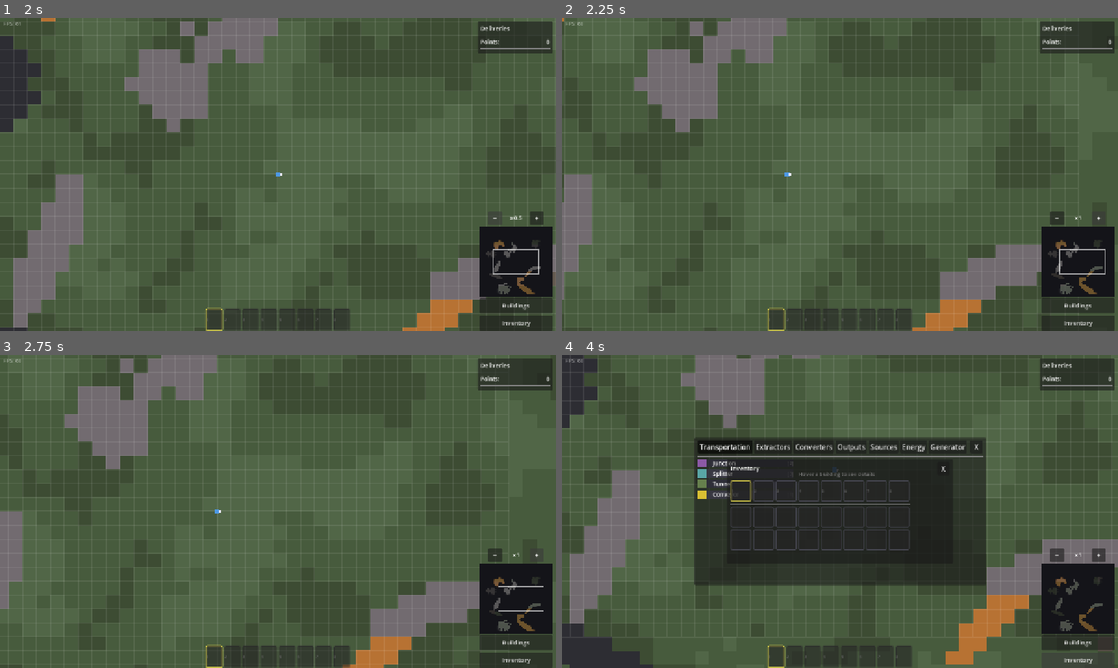
Above: before the commit, frames 1-4 (two rows, left to right).
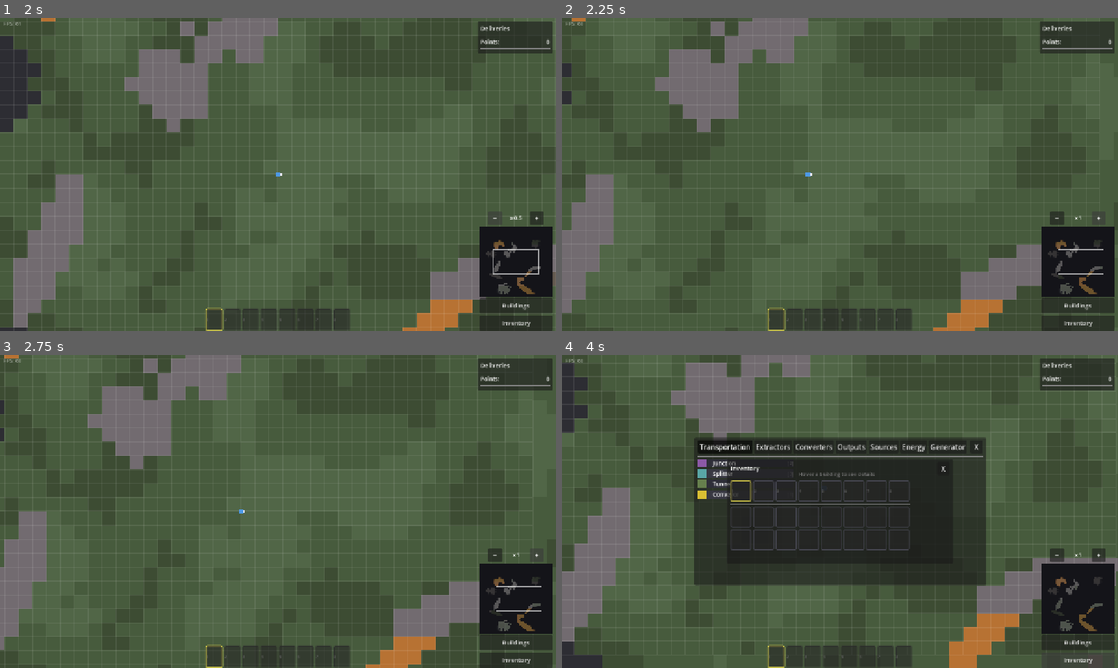
Above: after the commit, the same moments.

Repository: Magorx/NightShift
Game: Godot game, scene res://scenes/ui/main_menu.tscn
Same seed, same stepped clock (60 frames per second), same inputs: the game is played once before the commit and once after it.
Inputs:
- Up to frame 1 (2 s): click "New Run" at 0.5 s; click "−" at 1.25 s
- Up to frame 2 (2.25 s): click "+" at 2 s
- Up to frame 3 (2.75 s): no input
- Up to frame 4 (4 s): click "Buildings" at 2.75 s; click "Inventory" at 3.5 s

Frame 1 is identical in both runs. In frame 2, 9.5% of the frame differs, in the area x 0-98%, y 0-100%; in frame 3, 10%; in frame 4, 10%, in the area x 0-100%, y 0-100%.

Commit message:
before gameplay

Diff:
--- a/buildings/coal_burner/coal_burner.tscn
+++ b/buildings/coal_burner/coal_burner.tscn
@@ -5,7 +5,23 @@
 [ext_resource type="Script" uid="uid://c6i5t6ha2ld6t" path="res://buildings/shared/input_cell.gd" id="3"]
 [ext_resource type="Script" uid="uid://brkoaxdxul3a0" path="res://buildings/shared/building_arrow.gd" id="5"]
 [ext_resource type="Script" uid="uid://dbaj4knyfgpst" path="res://buildings/smelter/converter.gd" id="6"]
-[ext_resource type="Texture2D" path="res://buildings/coal_burner/sprites/main.png" id="7_sheet"]
+[ext_resource type="Texture2D" uid="uid://cnkgo80sjcu5e" path="res://buildings/coal_burner/sprites/main.png" id="7_sheet"]
+
+[sub_resource type="AtlasTexture" id="AtlasTexture_ba0"]
+atlas = ExtResource("7_sheet")
+region = Rect2(0, 128, 64, 32)
+
+[sub_resource type="AtlasTexture" id="AtlasTexture_ba1"]
+atlas = ExtResource("7_sheet")
+region = Rect2(64, 128, 64, 32)
+
+[sub_resource type="AtlasTexture" id="AtlasTexture_ba2"]
+atlas = ExtResource("7_sheet")
+region = Rect2(128, 128, 64, 32)
+
+[sub_resource type="AtlasTexture" id="AtlasTexture_ba3"]
+atlas = ExtResource("7_sheet")
+region = Rect2(192, 128, 64, 32)
 
 [sub_resource type="AtlasTexture" id="AtlasTexture_bi0"]
 atlas = ExtResource("7_sheet")
@@ -15,6 +31,14 @@
 atlas = ExtResource("7_sheet")
 region = Rect2(64, 0, 64, 32)
 
+[sub_resource type="AtlasTexture" id="AtlasTexture_bd0"]
+atlas = ExtResource("7_sheet")
+region = Rect2(0, 192, 64, 32)
+
+[sub_resource type="AtlasTexture" id="AtlasTexture_bd1"]
+atlas = ExtResource("7_sheet")
+region = Rect2(64, 192, 64, 32)
+
 [sub_resource type="AtlasTexture" id="AtlasTexture_bw0"]
 atlas = ExtResource("7_sheet")
 region = Rect2(0, 64, 64, 32)
@@ -22,30 +46,6 @@
 [sub_resource type="AtlasTexture" id="AtlasTexture_bw1"]
 atlas = ExtResource("7_sheet")
 region = Rect2(64, 64, 64, 32)
-
-[sub_resource type="AtlasTexture" id="AtlasTexture_ba0"]
-atlas = ExtResource("7_sheet")
-region = Rect2(0, 128, 64, 32)
-
-[sub_resource type="AtlasTexture" id="AtlasTexture_ba1"]
-atlas = ExtResource("7_sheet")
-region = Rect2(64, 128, 64, 32)
-
-[sub_resource type="AtlasTexture" id="AtlasTexture_ba2"]
-atlas = ExtResource("7_sheet")
-region = Rect2(128, 128, 64, 32)
-
-[sub_resource type="AtlasTexture" id="AtlasTexture_ba3"]
-atlas = ExtResource("7_sheet")
-region = Rect2(192, 128, 64, 32)
-
-[sub_resource type="AtlasTexture" id="AtlasTexture_bd0"]
-atlas = ExtResource("7_sheet")
-region = Rect2(0, 192, 64, 32)
-
-[sub_resource type="AtlasTexture" id="AtlasTexture_bd1"]
-atlas = ExtResource("7_sheet")
-region = Rect2(64, 192, 64, 32)
 
 [sub_resource type="SpriteFrames" id="SpriteFrames_base"]
 animations = [{
@@ -100,6 +100,22 @@
 "speed": 6.0
 }]
 
+[sub_resource type="AtlasTexture" id="AtlasTexture_ta0"]
+atlas = ExtResource("7_sheet")
+region = Rect2(0, 96, 64, 32)
+
+[sub_resource type="AtlasTexture" id="AtlasTexture_ta1"]
+atlas = ExtResource("7_sheet")
+region = Rect2(64, 96, 64, 32)
+
+[sub_resource type="AtlasTexture" id="AtlasTexture_ta2"]
+atlas = ExtResource("7_sheet")
+region = Rect2(0, 160, 64, 32)
+
+[sub_resource type="AtlasTexture" id="AtlasTexture_ta3"]
+atlas = ExtResource("7_sheet")
+region = Rect2(64, 160, 64, 32)
+
 [sub_resource type="AtlasTexture" id="AtlasTexture_ti0"]
 atlas = ExtResource("7_sheet")
 region = Rect2(0, 32, 64, 32)
@@ -108,6 +124,14 @@
 atlas = ExtResource("7_sheet")
 region = Rect2(0, 32, 64, 32)
 
+[sub_resource type="AtlasTexture" id="AtlasTexture_td0"]
+atlas = ExtResource("7_sheet")
+region = Rect2(0, 32, 64, 32)
+
+[sub_resource type="AtlasTexture" id="AtlasTexture_td1"]
+atlas = ExtResource("7_sheet")
+region = Rect2(0, 32, 64, 32)
+
 [sub_resource type="AtlasTexture" id="AtlasTexture_tw0"]
 atlas = ExtResource("7_sheet")
 region = Rect2(0, 96, 64, 32)
@@ -115,30 +139,6 @@
 [sub_resource type="AtlasTexture" id="AtlasTexture_tw1"]
 atlas = ExtResource("7_sheet")
 region = Rect2(64, 96, 64, 32)
-
-[sub_resource type="AtlasTexture" id="AtlasTexture_ta0"]
-atlas = ExtResource("7_sheet")
-region = Rect2(0, 96, 64, 32)
-
-[sub_resource type="AtlasTexture" id="AtlasTexture_ta1"]
-atlas = ExtResource("7_sheet")
-region = Rect2(64, 96, 64, 32)
-
-[sub_resource type="AtlasTexture" id="AtlasTexture_ta2"]
-atlas = ExtResource("7_sheet")
-region = Rect2(0, 160, 64, 32)
-
-[sub_resource type="AtlasTexture" id="AtlasTexture_ta3"]
-atlas = ExtResource("7_sheet")
-region = Rect2(64, 160, 64, 32)
-
-[sub_resource type="AtlasTexture" id="AtlasTexture_td0"]
-atlas = ExtResource("7_sheet")
-region = Rect2(0, 32, 64, 32)
-
-[sub_resource type="AtlasTexture" id="AtlasTexture_td1"]
-atlas = ExtResource("7_sheet")
-region = Rect2(0, 32, 64, 32)
 
 [sub_resource type="SpriteFrames" id="SpriteFrames_top"]
 animations = [{
@@ -221,13 +221,6 @@
 color = Color(0.3, 0.5, 0.9, 0)
 script = ExtResource("3")
 allow_right = false
-
-[node name="In_1" type="ColorRect" parent="Rotatable/Inputs"]
-offset_left = 32.0
-offset_right = 64.0
-offset_bottom = 32.0
-color = Color(0.3, 0.5, 0.9, 0)
-script = ExtResource("3")
 
 [node name="Outputs" type="Node2D" parent="Rotatable"]
 
--- a/scenes/ui/recipe_menu.tscn
+++ b/scenes/ui/recipe_menu.tscn
@@ -11,13 +11,12 @@
 border_color = Color(0.95, 0.95, 0.95, 0.6)
 corner_radius_top_left = 3
 corner_radius_top_right = 3
+corner_radius_bottom_right = 3
 corner_radius_bottom_left = 3
-corner_radius_bottom_right = 3
 
 [node name="RecipeMenu" type="PanelContainer"]
 z_index = 110
 theme_override_styles/panel = SubResource("menu_panel")
-mouse_filter = 0
 script = ExtResource("1")
 
 [node name="MarginContainer" type="MarginContainer" parent="."]
@@ -30,4 +29,4 @@
 [node name="VBox" type="VBoxContainer" parent="MarginContainer"]
 unique_name_in_owner = true
 layout_mode = 2
-theme_override_constants/separation = 2
+theme_override_constants/separation = 4
--- a/scripts/game/game_camera.gd
+++ b/scripts/game/game_camera.gd
@@ -11,8 +11,8 @@
 
 # ── Follow ──────────────────────────────────────────────────────────────────
 const FOLLOW_SPEED := 8.0
-const CURSOR_DEADZONE := 0.85       # fraction of window — cursor inside this = no offset
-const CURSOR_WEIGHT := 0.4          # max offset strength when cursor is at window edge
+const CURSOR_DEADZONE := 0.8       # fraction of window — cursor inside this = no offset
+const CURSOR_WEIGHT := 0.2          # max offset strength when cursor is at window edge
 
 var target_node: Node2D              # the node to follow (player)
 var _target_zoom: float = 1.0
--- a/scripts/ui/building_popup.gd
+++ b/scripts/ui/building_popup.gd
@@ -51,10 +51,19 @@
 	recipe_row_button.gui_input.connect(_on_recipe_row_input)
 
 func _process(delta: float) -> void:
-	if not visible or not _building:
+	if not _building:
 		return
 	if not is_instance_valid(_building):
 		hide_popup()
+		return
+	var logic = _building.logic
+	var has_content: bool = logic and _has_popup_content(logic)
+	if has_content and not visible:
+		visible = true
+		_update_content()
+		_update_position()
+		return
+	if not visible:
 		return
 	_update_position()
 	_update_progress_segments()
@@ -65,6 +74,10 @@
 
 func show_building(building: Node2D, camera: Camera2D) -> void:
 	if not building:
+		hide_popup()
+		return
+	var logic = building.logic if building else null
+	if logic and not _has_popup_content(logic):
 		hide_popup()
 		return
 	_close_recipe_menu()
@@ -77,6 +90,15 @@
 	visible = true
 	await get_tree().process_frame
 	_update_position()
+
+func _has_popup_content(logic) -> bool:
+	if logic.get_popup_recipe():
+		return true
+	if logic.energy:
+		return true
+	if not logic.get_inventory_items().is_empty():
+		return true
+	return false
 
 func _lock_width() -> void:
 	if not _building or not _building.logic:
@@ -267,6 +289,10 @@
 	var logic = _building.logic
 	if not logic:
 		return
+	if not _has_popup_content(logic):
+		visible = false
+		return
+	visible = true
 	var recipe = logic.get_popup_recipe()
 	_update_recipe_section(recipe, logic)
 	_update_energy_row(logic.energy)
--- a/scripts/ui/inventory_panel.gd
+++ b/scripts/ui/inventory_panel.gd
@@ -26,13 +26,10 @@
 var _ghost_color: ColorRect
 var _ghost_label: Label
 
-# Fly animation (pickup: slot→cursor, place: cursor→slot)
+# Pickup fly animation (slot → cursor)
 var _fly_item: Control = null
 var _fly_start: Vector2 = Vector2.ZERO
-var _fly_end: Vector2 = Vector2.ZERO
 var _fly_progress: float = 0.0
-var _fly_to_cursor: bool = true # true = pickup, false = place
-var _fly_on_complete: Callable = Callable() # deferred inventory update for place animations
 
 func _ready() -> void:
 	super()
@@ -221,29 +218,21 @@
 func _place_held_item(index: int, player) -> void:
 	var slot_data = player.inventory[index]
 	if slot_data == null:
-		# Place into empty slot — defer inventory update
-		var item_data := {item_id = _held_item.item_id, quantity = _held_item.quantity}
-		_animate_place_to_slot(index, _held_item.item_id, _held_item.quantity, func():
-			player.inventory[index] = item_data)
+		# Place into empty slot
+		player.inventory[index] = {item_id = _held_item.item_id, quantity = _held_item.quantity}
 		_clear_held()
 	elif slot_data.item_id == _held_item.item_id:
 		# Merge stacks up to stack limit; overflow stays in hand
 		var space: int = Player.STACK_SIZE - slot_data.quantity
 		var to_add: int = mini(_held_item.quantity, space)
-		if to_add > 0:
-			_animate_place_to_slot(index, _held_item.item_id, to_add, func():
-				if player.inventory[index] != null:
-					player.inventory[index].quantity += to_add)
+		slot_data.quantity += to_add
 		_held_item.quantity -= to_add
 		if _held_item.quantity <= 0:
 			_clear_held()
 	else:
-		# Swap — clear slot immediately, defer placing new item
-		var placed_data := {item_id = _held_item.item_id, quantity = _held_item.quantity}
-		var temp := {item_id = slot_data.item_id, quantity = slot_data.quantity}
-		player.inventory[index] = null
-		_animate_place_to_slot(index, placed_data.item_id, placed_data.quantity, func():
-			player.inventory[index] = placed_data)
+		# Swap
+		var temp = {item_id = slot_data.item_id, quantity = slot_data.quantity}
+		player.inventory[index] = {item_id = _held_item.item_id, quantity = _held_item.quantity}
 		_held_item = temp
 		_held_source_slot = index
 
@@ -262,17 +251,13 @@
 	else:
 		# Deposit one item into this slot
 		var slot_data = player.inventory[index]
-		var dep_id: StringName = _held_item.item_id
 		if slot_data == null:
-			_animate_place_to_slot(index, dep_id, 1, func():
-				player.inventory[index] = {item_id = dep_id, quantity = 1})
+			player.inventory[index] = {item_id = _held_item.item_id, quantity = 1}
 			_held_item.quantity -= 1
 			if _held_item.quantity <= 0:
 				_clear_held()
-		elif slot_data.item_id == dep_id and slot_data.quantity < Player.STACK_SIZE:
-			_animate_place_to_slot(index, dep_id, 1, func():
-				if player.inventory[index] != null:
-					player.inventory[index].quantity += 1)
+		elif slot_data.item_id == _held_item.item_id and slot_data.quantity < Player.STACK_SIZE:
+			slot_data.quantity += 1
 			_held_item.quantity -= 1
 			if _held_item.quantity <= 0:
 				_clear_held()
@@ -382,10 +367,7 @@
 	if player and is_instance_valid(player):
 		# Try to return to original slot first
 		if _held_source_slot >= 0 and _held_source_slot < Player.INVENTORY_SLOTS and player.inventory[_held_source_slot] == null:
-			var item_data := {item_id = _held_item.item_id, quantity = _held_item.quantity}
-			var target_slot := _held_source_slot
-			_animate_place_to_slot(target_slot, _held_item.item_id, _held_item.quantity, func():
-				player.inventory[target_slot] = item_data)
+			player.inventory[_held_source_slot] = {item_id = _held_item.item_id, quantity = _held_item.quantity}
 		else:
 			var leftover = player.add_item(_held_item.item_id, _held_item.quantity)
 			if leftover > 0:
@@ -411,18 +393,12 @@
 			return hotbar._slots[index].get_global_rect().get_center()
 	return get_global_mouse_position()
 
-func _spawn_fly_item(item_id: StringName, quantity: int, from: Vector2, to: Vector2, to_cursor: bool, on_complete: Callable = Callable()) -> void:
-	# Flush pending callback from interrupted animation
+func _animate_pickup_to_cursor(slot_index: int, item_id: StringName, quantity: int) -> void:
 	if _fly_item and is_instance_valid(_fly_item):
 		_fly_item.queue_free()
-		if _fly_on_complete.is_valid():
-			_fly_on_complete.call()
-
-	_fly_start = from
-	_fly_end = to
+
+	_fly_start = _get_slot_screen_center(slot_index)
 	_fly_progress = 0.0
-	_fly_to_cursor = to_cursor
-	_fly_on_complete = on_complete
 
 	_fly_item = Control.new()
 	_fly_item.mouse_filter = Control.MOUSE_FILTER_IGNORE
@@ -444,18 +420,8 @@
 	label.text = str(quantity) if quantity > 1 else ""
 	_fly_item.add_child(label)
 
-	_fly_item.global_position = from
+	_fly_item.global_position = _fly_start
 	get_parent().add_child(_fly_item)
-
-func _animate_pickup_to_cursor(slot_index: int, item_id: StringName, quantity: int) -> void:
-	var slot_pos := _get_slot_screen_center(slot_index)
-	var cursor_pos := _get_cursor_ghost_pos()
-	_spawn_fly_item(item_id, quantity, slot_pos, cursor_pos, true)
-
-func _animate_place_to_slot(slot_index: int, item_id: StringName, quantity: int, on_complete: Callable = Callable()) -> void:
-	var cursor_pos := _get_cursor_ghost_pos()
-	var slot_pos := _get_slot_screen_center(slot_index)
-	_spawn_fly_item(item_id, quantity, cursor_pos, slot_pos, false, on_complete)
 
 func _update_fly_animation(delta: float) -> void:
 	if not _fly_item or not is_instance_valid(_fly_item):
@@ -465,31 +431,13 @@
 	if _fly_progress >= 1.0:
 		_fly_item.queue_free()
 		_fly_item = null
-		if _fly_on_complete.is_valid():
-			_fly_on_complete.call()
-			_fly_on_complete = Callable()
 		return
 
 	var t := 1.0 - pow(1.0 - _fly_progress, 3.0)
-	# Track live cursor/slot position for the moving endpoint
-	var start := _fly_start
-	var end := _fly_end
-	if _fly_to_cursor:
-		end = _get_cursor_ghost_pos()
-	_fly_item.global_position = start.lerp(end, t)
-	# Opacity: opaque near cursor/hand, transparent near slot
-	var alpha: float
-	if _fly_to_cursor:
-		alpha = lerpf(0.0, 0.75, t)
-	else:
-		alpha = lerpf(0.75, 0.0, t)
-	_fly_item.modulate.a = alpha
-	# Scale: pickup starts bigger, place ends smaller
-	var s: float
-	if _fly_to_cursor:
-		s = lerpf(1.3, 1.0, t)
-	else:
-		s = lerpf(1.0, 0.8, t)
+	var end := _get_cursor_ghost_pos()
+	_fly_item.global_position = _fly_start.lerp(end, t)
+	_fly_item.modulate.a = lerpf(0.0, 0.75, t)
+	var s := lerpf(1.3, 1.0, t)
 	_fly_item.scale = Vector2(s, s)
 
 func _notification(what: int) -> void:
Not shown: 1 places in scenes/ui/recipe_menu.tscn that only renumber resources
